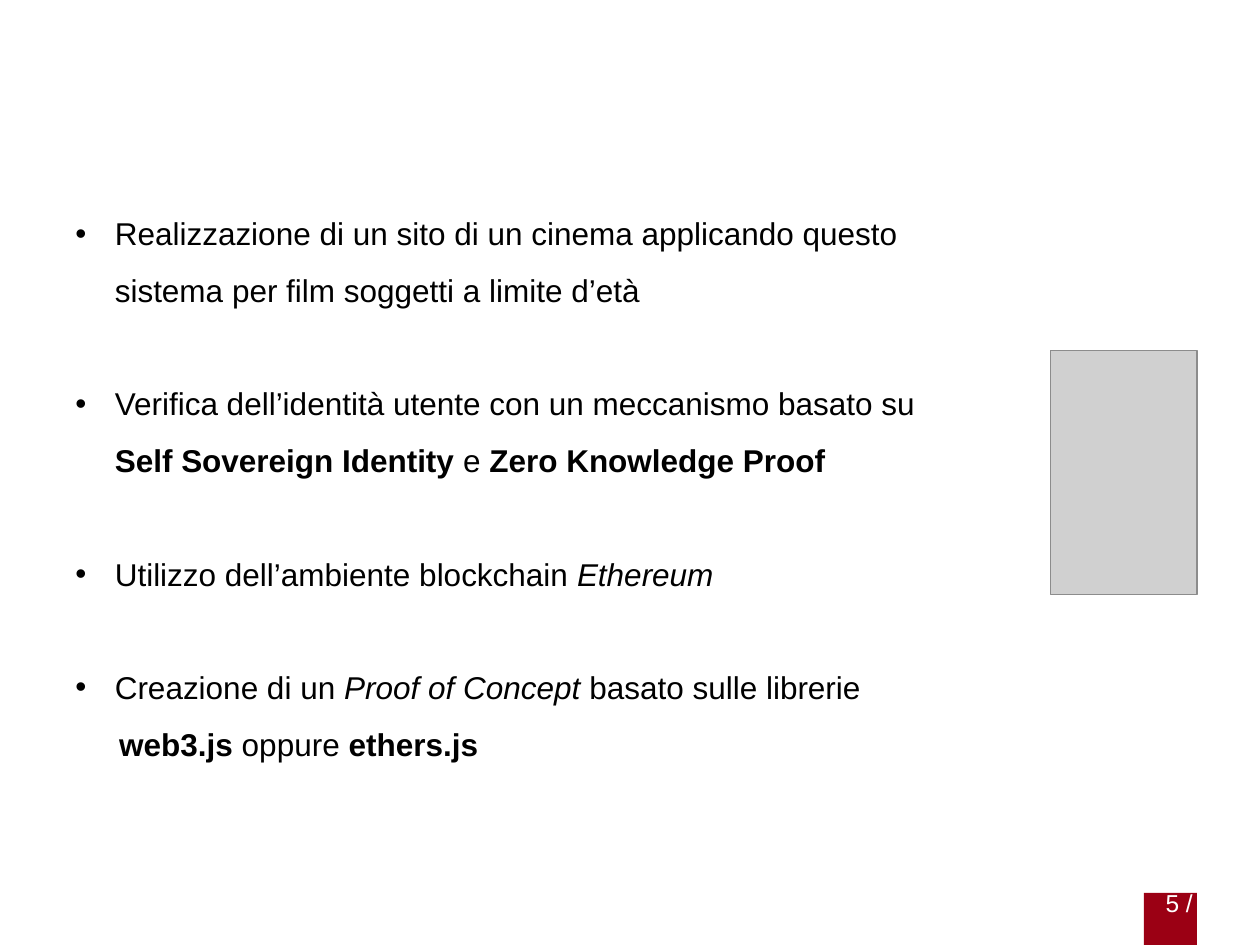
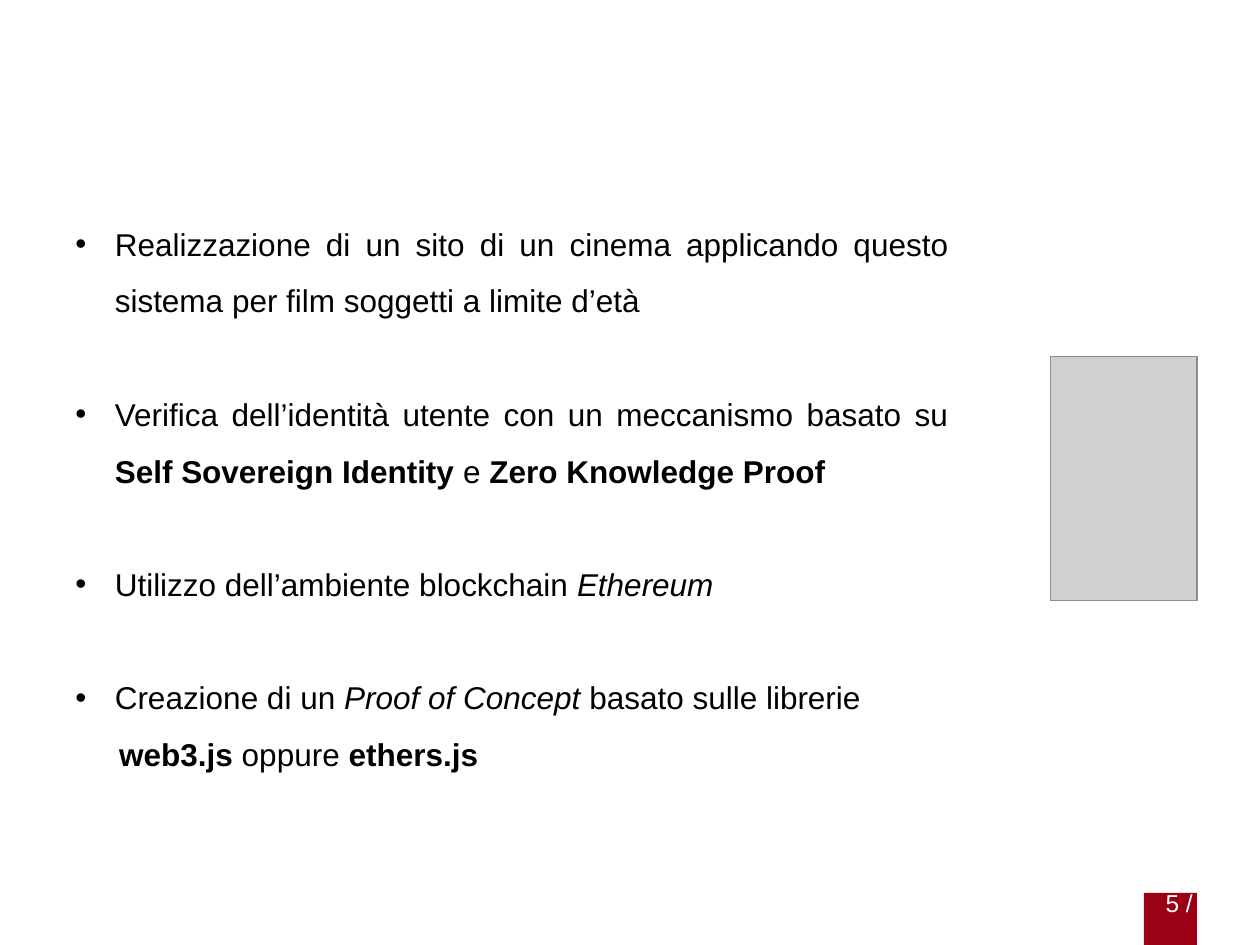
Before and after one commit to gabrielrovesti/Stage-e-Tesi-Triennale-UniPD, a slide deck: slide 5 of Presentazione/Presentazione Gabriel Rovesti.pptx. Drawn at 1260x945 pixels with LibreOffice and Linux fonts; fonts in the diff are those of the drawing; grey boxes stand for pictures; background and template pictures are left out. Boxes give left, top, right and bottom in pixels: in the first picture for what was removed or moved away, otherwise in the second. Text is boxed around its words. In the diff, an @@ line names an element or a change of style, - is before the commit and + after.

Commit message:
Correzioni slide da indicazioni prof.ssa
- Indicazioni per starci entro i 12 minuti più domande
- Aggiunti appunti al file di FAQ
- Modifiche e correzioni sulle slide a livello generale
- Inserito file orari aggiornati discussione

```diff
--- a/Presentazione/Presentazione Gabriel Rovesti.pptx
+++ b/Presentazione/Presentazione Gabriel Rovesti.pptx
@@ text "Realizzazione di un sito di ...": place and size @@
-text "Realizzazione di un sito di ..." at (115,222,914,762)
+text "Realizzazione di un sito di ..." at (115,233,948,772)
@@ text "Realizzazione di un sito di ..." at (115,233,948,772): alignment left to justified @@
@@ picture: place and size @@
-picture at (1051,350,1197,593)
+picture at (1051,357,1197,600)
```
Also in this commit, not shown: 13 other slides changed, 6 other files.
